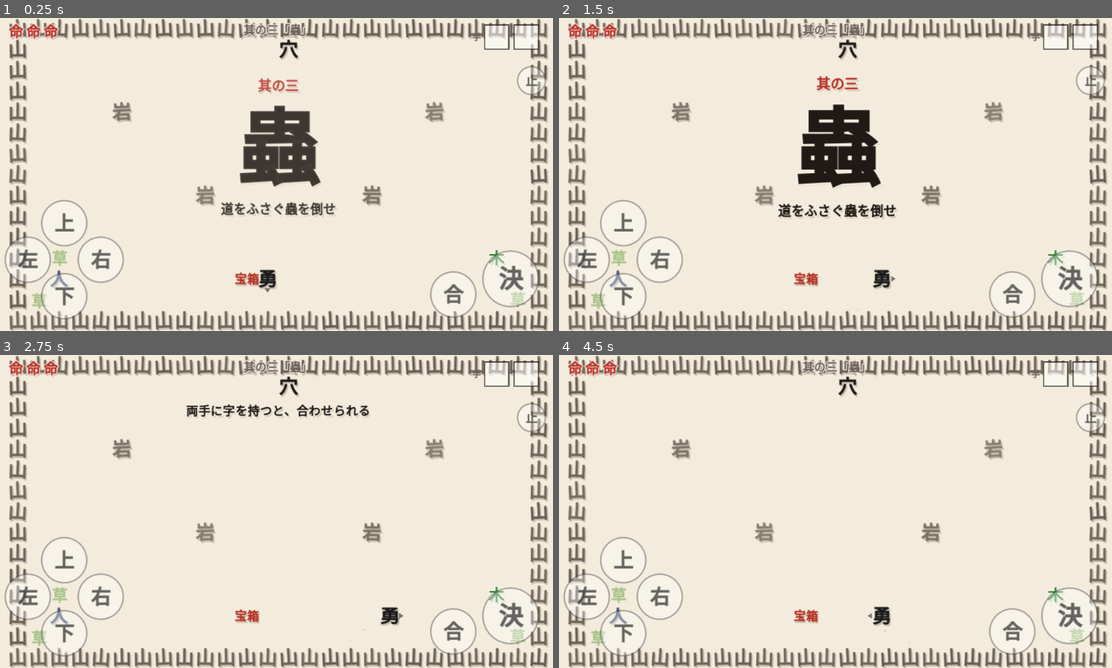
Above: before the commit, frames 1-4 (two rows, left to right).
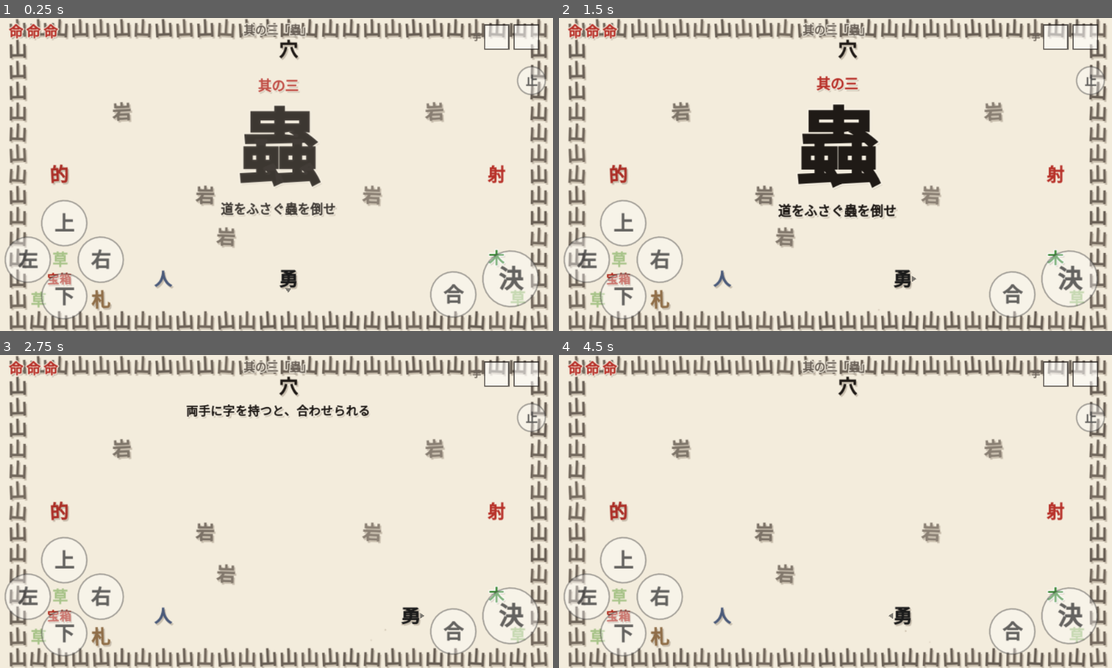
Above: after the commit, the same moments.

Repository: champierre/yuu2
Game: Godot game, scene res://scenes/stage3.tscn
Two runs of this game, one before a commit and one after it. Both use one fixed random seed, a clock stepped at 60 frames per second and the inputs below. This scene is started directly instead of the project's main scene.
Inputs (mouse positions are in pixels of both pictures, inside the frame that each line leads up to):
- Up to frame 1 (0.25 s): no input
- Up to frame 2 (1.5 s): tap Enter at 0.5 s; move the mouse to (957, 158) at 0.52 s; hold Right (right) 0.53-1.25 s; hold Space (act) 0.53-1.25 s; click (957, 158) at 0.67 s; drag from (724, 190) to (807, 237) at 1.27 s
- Up to frame 3 (2.75 s): move the mouse to (331, 442) at 2.02 s; hold Right (right) from 2.03 s (still down); hold X (craft) from 2.03 s (still down); tap Space (act) at 2.3 s
- Up to frame 4 (4.5 s): release Right (right) at 2.75 s; release X (craft) at 2.75 s; drag from (807, 574) to (669, 464) at 2.77 s; move the mouse to (1001, 558) at 3.52 s; hold Left (left) 3.53-4.25 s; hold Space (act) 3.53-4.25 s; tap Enter at 3.6 s; drag from (669, 464) to (752, 433) at 4.27 s

The runs differ from the first frame. In frame 1, 2.0% of the frame differs, in the area x 1-100%, y 46-100%; in frame 2, 2.0%; in frame 3, 2.0%; in frame 4, 2.0%.

Commit message:
其の三で、蟲と戦う前に弓を稽古できるようにする
開始位置の隣が弓の宝箱で、弓を取った瞬間に蟲が目を覚ましていた。
長押しで引き絞るという新しい操作を試す間が無く、毒をよけながら覚えることになっていた。

- 宝箱を左下の稽古場へ移す。左端に的、同じ段の右端に「射」の印を置く
- 「射」の印から射て的に当てたときだけ、蟲が目を覚ます
  ほかの所から当てても「向こう端の「射」の印から射抜いてみよ」と促すだけ
- 岩に当たった矢は「カン」と弾く（蟲の頭と節が硬いことの前ぶれ）
- 尾のことを教える旅人を、開始位置から宝箱へ向かう道の途中に置く
- 稽古場の札で、引き絞ると遠くへ届くこと・「射」の印のことを伝える
- 引き絞りきったときの矢の飛距離を、約 430px から約 560px に伸ばす（印から的まで 21 マス）
- 矢に、射た位置（start_pos）を持たせる

テストの補助 walk_route() が、人など通り抜けられないものも避けるようにする。

tests/test_bow_practice.gd は、直す前は落ちていた。

Fixes #28

Co-Authored-By: Claude Opus 5.5 <noreply@anthropic.com>

Diff:
--- a/scripts/core/shot.gd
+++ b/scripts/core/shot.gd
@@ -22,9 +22,12 @@
 var orient := true
 
 var _traveled := 0.0
+## 射た所（飛び始めた位置）。どれだけ離れた所から当てたかを見るのに使う。
+var start_pos := Vector2.ZERO
 var _dead := false
 
 func _ready() -> void:
+	start_pos = position
 	shadow = false
 	z_index = 20
 	if orient:
--- a/scripts/core/stage.gd
+++ b/scripts/core/stage.gd
@@ -931,7 +931,7 @@
 	s.fire = fire
 	s.speed = 200.0 + 320.0 * power
 	## 引きが浅いとほとんど飛ばない。しっかりためて、ようやく遠くまで届く。
-	s.reach = 30.0 + 400.0 * power * power
+	s.reach = 30.0 + 530.0 * power * power
 	if t == "炎":
 		s.reach = 320.0
 		s.speed = 260.0
--- a/scripts/stages/stage3.gd
+++ b/scripts/stages/stage3.gd
@@ -6,6 +6,9 @@
 ## 新しい末尾が尾になる。最後に残った頭が弱点になる。
 ## 頭を狙わず、尻尾を狙うのが答え。
 ##
+## 【稽古】左下の稽古場で弓を取り、向こう端の「射」の印から的を射抜くと、蟲が目を覚ます。
+## それまでは戦いが始まらないので、引き絞ると遠くへ届くことを先に試せる（#28）。
+##
 ## 【隠し】けがをした旅人「人」と、苗木「木」。人＋木＝休 で命が戻る。
 
 const MAP := [
@@ -16,13 +19,13 @@
 	"山・・・・岩・・・・・・・・・・・・・・岩・・・・山",
 	"山・・・・・・・・・・・・・・・・・・・・・・・・山",
 	"山・・・・・・・・・・・・・・・・・・・・・・・・山",
-	"山・・・・・・・・・・・・・・・・・・・・・・・・山",
+	"山・的・・・・・・・・・・・・・・・・・・・・射・山",
 	"山・・・・・・・・岩・・・・・・・岩・・・・・・・山",
 	"山・・・・・・・・・・・・・・・・・・・・・・・・山",
-	"山・・・・・・・・・・・・・・・・・・・・・・・・山",
+	"山・・・・・・・・・岩・・・・・・・・・・・・・・山",
 	"山・草・・・・・・・・・・・・・・・・・・・・苗・山",
-	"山・人・・・・・・・・箱勇・・・・・・・・・・・・山",
-	"山草・・・・・・・・・・・・・・・・・・・・・・草山",
+	"山・箱・・・・人・・・・・勇・・・・・・・・・・・山",
+	"山草・・札・・・・・・・・・・・・・・・・・・・草山",
 	"山山山山山山山山山山山山山山山山山山山山山山山山山山",
 ]
 
@@ -59,6 +62,13 @@
 var _wiggle := 0.0
 var _trail_acc := 0.0
 var _awake := false
+var _dummy: Glyph = null
+var _told_practice := false
+## 的と画面の反対側にある「射」の印。ここから射て的に当てると、蟲が目を覚ます。
+var _mark_cell := Vector2i(-1, -1)
+## 印のマスの真ん中から、これだけまでのずれは「印の上から射た」とみなす。
+const MARK_REACH := 16.0
+var _clinks := 0
 var _dead := false
 
 func number() -> int:
@@ -76,6 +86,14 @@
 		"箱": func(c): add_chest(c, "弓"),
 		"人": func(c): add_npc(cell_center(c), "人", COL_TRAVELER, _talk_traveler),
 		"苗": func(c): drop_item("木", cell_center(c)),
+		"的": func(c): _make_target(c),
+		"射": func(c): _make_mark(c),
+		"札": func(c): add_sign(c, [
+			["札", "弓の稽古場。上の的を射てみよ。"],
+			["札", "長く引き絞るほど、矢は遠くまで届く。硬いものには弾かれる。"],
+			["札", "向こう端の「射」の印から、的を射抜けたら一人前だ。"],
+			["札", "この先は蟲のすみか。用意ができてから進め。"],
+		]),
 	})
 	Sfx.prepare("battle")
 
@@ -101,13 +119,26 @@
 	g.queue_free()
 	give("人", g.global_position)
 
-func on_pick(k: String) -> void:
-	if k == "弓" and not _awake:
-		_emerge()
+## 「射」の印。床に描くだけで、上を歩ける。
+func _make_mark(c: Vector2i) -> void:
+	var g := decor(c, "射", Hud.RED)
+	g.size = 20
+	g.position = cell_center(c)
+	_mark_cell = c
+
+## 弓の稽古の的。蟲と戦う前に、引き絞ると遠くへ届くことを試せる（#28）。
+## 何度でも射られる。当たると数を数え、ぽんと弾む。
+func _make_target(c: Vector2i) -> void:
+	var g := tile(c, "的", Color("#b8322a"), FREE)
+	g.add_to_group("shootable")
+	g.set_meta("hits", 0)
+	_dummy = g
 
 func _stage_process(delta: float) -> void:
-	if not _awake and hero.position.y < 220.0:
-		_emerge()
+	## 的を射抜く前に穴の方へ行っても、蟲は出てこない。一度だけ稽古場へ促す。
+	if not _awake and not _told_practice and hero.position.y < 100.0:
+		_told_practice = true
+		hud.toast("穴は静まりかえっている……　まずは稽古場の的を射抜こう", INK, 2.6)
 	if _head == null or _dead:
 		return
 	_crawl(delta)
@@ -236,7 +267,43 @@
 
 # ---------------------------------------------------------------- 矢
 
+func _wake_after_practice() -> void:
+	if _awake:
+		return
+	_awake = true
+	hud.toast("見事！　……地の底で、何かが目を覚ました", Hud.RED, 2.4)
+	if not await wait(1.0):
+		return
+	_awake = false
+	_emerge()
+
+## 岩に当たった矢は「カン」と弾く。蟲の頭と節も同じく硬い、という前ぶれ。
+func on_shot_wall(shot: Shot) -> void:
+	var t: Glyph = tiles.get(cell_of(shot.global_position))
+	if t != null and t.text == "岩":
+		_clinks += 1
+		Sfx.play("clink")
+		Fx.burst(world, shot.position, Color("#ffffff"), 4, "＊", 80.0, 9)
+		Fx.float_text(world, shot.position + Vector2(0, -10), "カン", Color("#707070"), 11, 14.0, 0.5)
+
 func on_shot_hit(shot: Shot, target: Glyph) -> bool:
+	if target == _dummy:
+		_dummy.set_meta("hits", int(_dummy.get_meta("hits")) + 1)
+		Sfx.play("hit", 1.3)
+		Fx.pop(_dummy, 0.5)
+		Fx.burst(world, _dummy.position, Color("#b8322a"), 6, "・", 90.0, 9)
+		## 射た所（勇者の立ち位置）。矢は勇者の少し前から飛び出す。
+		var from := shot.start_pos - shot.dir * 14.0
+		if _awake or from.distance_to(cell_center(_mark_cell)) > MARK_REACH:
+			Fx.float_text(world, _dummy.position + Vector2(0, -16), "命中！", Hud.RED, 12)
+			if not _awake:
+				hud.toast("命中！……向こう端の「射」の印から射抜いてみよ", Hud.RED)
+			return true
+		## 「射」の印から射抜いた。それを合図に、蟲が目を覚ます（#28）。
+		Fx.float_text(world, _dummy.position + Vector2(0, -16), "見事！", Hud.RED, 14)
+		Fx.ring(world, _dummy.position, Hud.RED, 160.0, 0.5, 3.0)
+		_wake_after_practice()
+		return true
 	if _dead or _head == null:
 		return false
 	var tail: Glyph = _segs[-1] if not _segs.is_empty() else _head
--- a/tests/helper.gd
+++ b/tests/helper.gd
@@ -125,7 +125,8 @@
 			break
 		for d in [Vector2i.LEFT, Vector2i.RIGHT, Vector2i.UP, Vector2i.DOWN]:
 			var n: Vector2i = c + d
-			if prev.has(n) or stage.solid_at(n) != stage.FREE:
+			## 地形だけでなく、人など通り抜けられないものも避ける。
+			if prev.has(n) or (n != target and stage.blocked(Rect2(stage.cell_center(n) - Vector2(7, 7), Vector2(14, 14)))):
 				continue
 			prev[n] = c
 			q.append(n)
--- /dev/null
+++ b/tests/test_bow_practice.gd
@@ -0,0 +1,92 @@
+extends "res://tests/helper.gd"
+## 其の三は、蟲と戦う前に弓を試せること（#28）。
+## - 弓を取っただけでも、穴の方へ行っただけでも、蟲は起きない
+## - 宝箱のそばの的を、引き絞って射ると当たる（浅く引くと届かない）
+## - 的と画面の反対側にある「射」の印から射て的に当てたときだけ、蟲が起きる
+## - 岩に当たった矢は「カン」と弾く
+## - 尾のことを教える旅人は、開始位置から宝箱へ向かう道の途中にいる
+
+func _find(text: String) -> Glyph:
+	for n in stage.world.get_children():
+		if n is Glyph and n.text == text:
+			return n
+	return null
+
+func _test() -> void:
+	await open("res://scenes/stage3.tscn")
+	var hero = stage.hero
+	var start: Vector2 = hero.position
+	var chest = null
+	for c in stage.tiles:
+		if stage.tiles[c].text == "宝箱":
+			chest = stage.tiles[c]
+	var traveler := _find("人")
+	check(chest != null and traveler != null, "宝箱と旅人がいる")
+	check(chest.position.distance_to(start) > 120.0, "宝箱は開始位置から離れた所にある")
+	check(traveler.position.x < start.x and traveler.position.x > chest.position.x, "旅人は宝箱へ向かう道の途中にいる")
+
+	check(await walk_route(stage.cell_of(chest.position) + Vector2i(1, 0)), "宝箱の前まで歩ける")
+	await face("left")
+	await tap("act")
+	check(hero.holding("弓"), "宝箱から弓が出た")
+	await sleep(0.5)
+	check(not stage._awake, "弓を取っただけでは蟲は起きない")
+
+	## 穴の方へ行っても、まだ蟲は起きない。
+	var back: Vector2 = hero.position
+	hero.position = stage.cell_center(Vector2i(12, 8))
+	await sleep(0.6)
+	check(not stage._awake, "的を射抜く前は、穴の方へ行っても蟲は起きない")
+	hero.position = back
+
+	## 近くから的に当てても、蟲は起きない。
+	var target := _find("的")
+	check(target != null, "的がある")
+	var tc: Vector2i = stage.cell_of(target.position)
+	hero.position = stage.cell_center(tc + Vector2i(0, 2))
+	await face("up")
+	await hold("act", 0.8)
+	await sleep(0.6)
+	check(target.get_meta("hits", 0) >= 1, "近くから射ても的には当たる")
+	check(not stage._awake, "近くから当てても蟲は起きない")
+
+	## 離れた所から浅く引くと届かない。
+	var hits: int = target.get_meta("hits", 0)
+	hero.position = stage.cell_center(tc + Vector2i(0, 4))
+	await face("up")
+	await hold("act", 0.15)
+	await sleep(0.8)
+	check(target.get_meta("hits", 0) == hits, "離れた所から浅く引いた矢は的に届かない")
+
+	## 岩に当たった矢は「カン」と弾く。
+	var clinks: int = stage._clinks
+	var rock := Vector2i(9, 10)
+	var keep: Vector2 = hero.position
+	hero.position = stage.cell_center(rock + Vector2i(0, 2))
+	await face("up")
+	await hold("act", 0.5)
+	await sleep(0.6)
+	check(stage._clinks > clinks, "岩に当たった矢は弾かれる")
+	check(not stage._awake, "岩を射ても蟲は起きない")
+
+	## 「射」の印以外の所から当てても、蟲は起きない（離れた所からでも）。
+	hero.position = keep
+	await face("up")
+	await hold("act", 0.8)
+	await sleep(0.8)
+	check(target.get_meta("hits", 0) > hits, "離れた所から引き絞った矢は的に当たる")
+	check(not stage._awake, "「射」の印以外から当てても蟲は起きない")
+
+	## 画面の反対側にある「射」の印から射て当てると、蟲が起きる。
+	var mark := Vector2i(-1, -1)
+	for n in stage.floor_layer.get_children():
+		if n is Glyph and n.text == "射":
+			mark = stage.cell_of(n.position)
+	check(mark.x > 18 and mark.y == tc.y, "「射」の印は、的と同じ段の反対側の端にある（%s）" % mark)
+	check(await walk_route(mark), "「射」の印まで歩ける")
+	await face("left")
+	var h2: int = target.get_meta("hits", 0)
+	await hold("act", 0.9)
+	await until(func(): return stage._awake, 4.0)
+	check(target.get_meta("hits", 0) > h2, "「射」の印から引き絞った矢は、岩に当たらず的まで届く")
+	check(stage._awake, "「射」の印から的に当てると、蟲が起きる")
--- a/tests/test_stage3.gd
+++ b/tests/test_stage3.gd
@@ -21,10 +21,16 @@
 	hero.max_hp = 99
 	hero.hp = 99
 
+	## 宝箱は左下の稽古場にある。弓を取り、向こう端の「射」の印から的を射抜くと蟲が出てくる。
+	check(await walk_route(Vector2i(3, 12)), "宝箱の前まで歩ける")
 	await face("left")
 	await tap("act")
 	check(hero.holding("弓"), "宝箱から弓が出た")
-	check(stage._awake, "弓を取ると蟲が現れる")
+	check(await walk_route(Vector2i(23, 7)), "「射」の印まで歩ける")
+	await face("left")
+	await hold("act", 0.9)
+	await until(func(): return stage._awake, 4.0)
+	check(stage._awake, "「射」の印から的を射抜くと蟲が現れる")
 	await until(func(): return stage.mode == "talk", 4.0)
 	await finish_talk()
 	await until(func(): return stage.mode == "play", 3.0)
Not shown, added: tests/test_bow_practice.gd.uid
